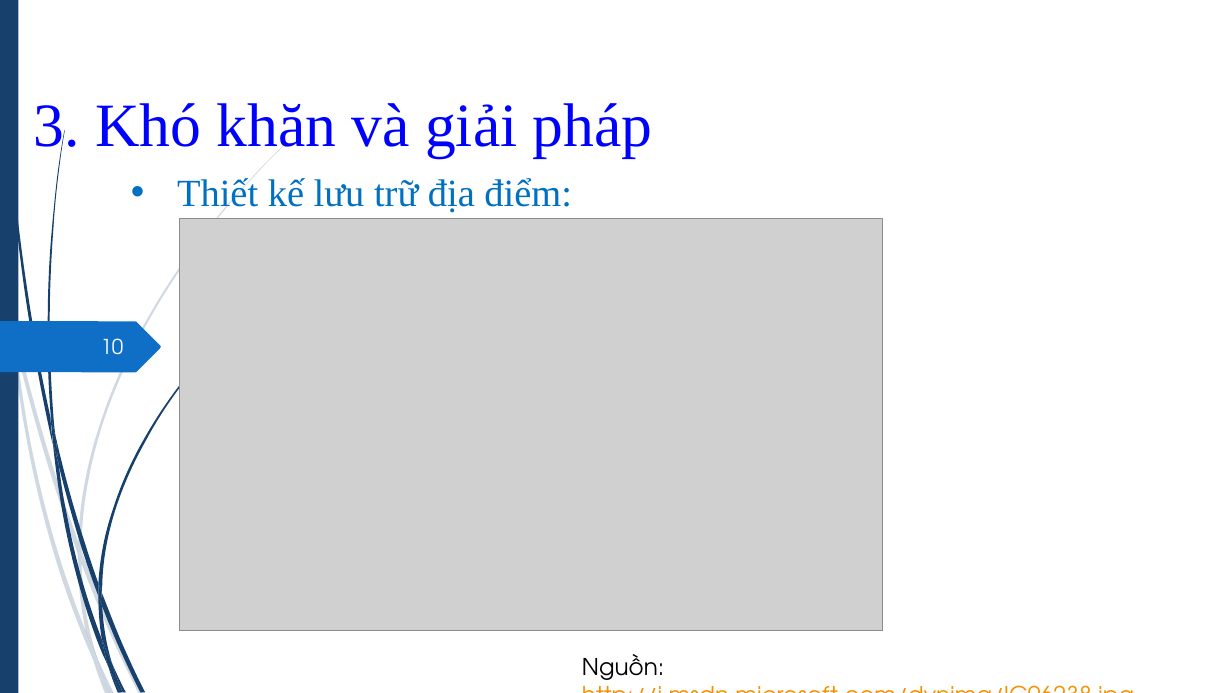
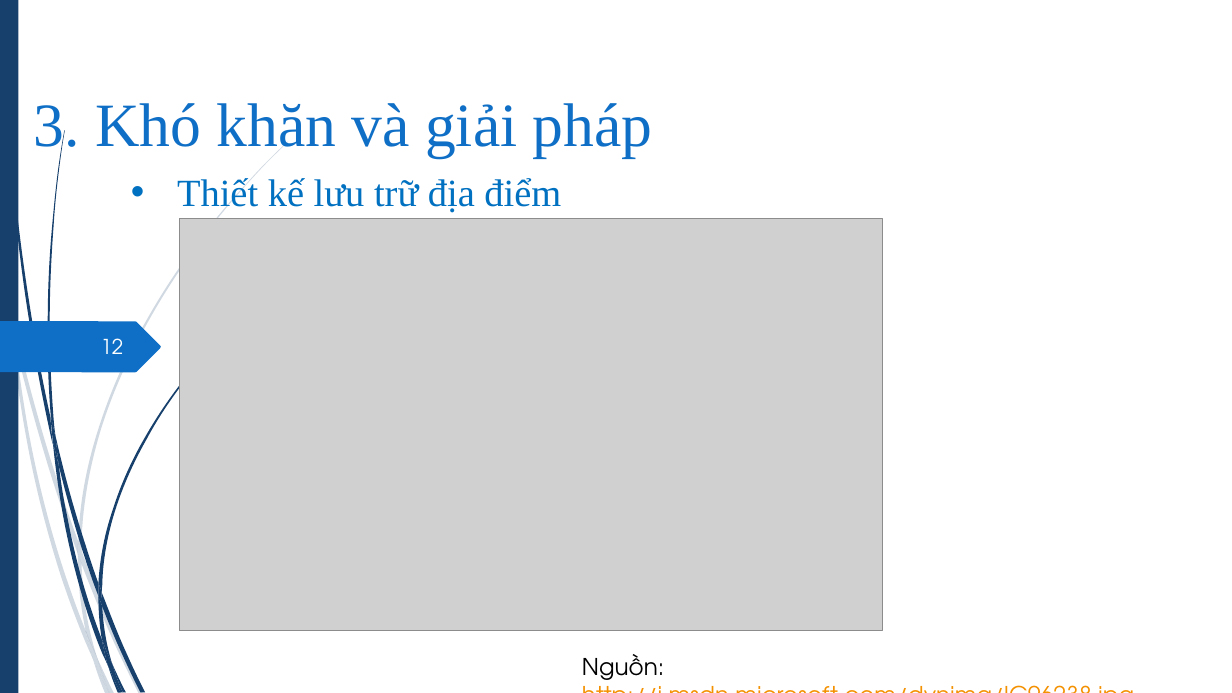
Before and after one commit to hvngoc/Presentation, a slide deck: slide 12 of slide 2.pptx (slide 10 before the commit). Drawn at 1232x693 pixels with LibreOffice and Linux fonts; fonts in the diff are those of the drawing; grey boxes stand for pictures. Boxes give left, top, right and bottom in pixels: in the first picture for what was removed or moved away, otherwise in the second. Text is boxed around its words. In the diff, an @@ line names an element or a change of style, - is before the commit and + after.

```diff
--- a/slide 2.pptx
+++ b/slide 2.pptx
@@ title "3. Khó khăn và giải ..." at <box>34,103,653,158</box>: text colour #0000FF to #0F6FC6 @@
@@ text at <box>177,176,561,214</box>: text changed @@
-• Thiết kế lưu trữ địa điểm:
+• Thiết kế lưu trữ địa điểm
@@ page number at <box>101,338,124,354</box>: text changed @@
-10
+12
```
Also in this commit, not shown: 12 other slides changed, 2 slides added.
